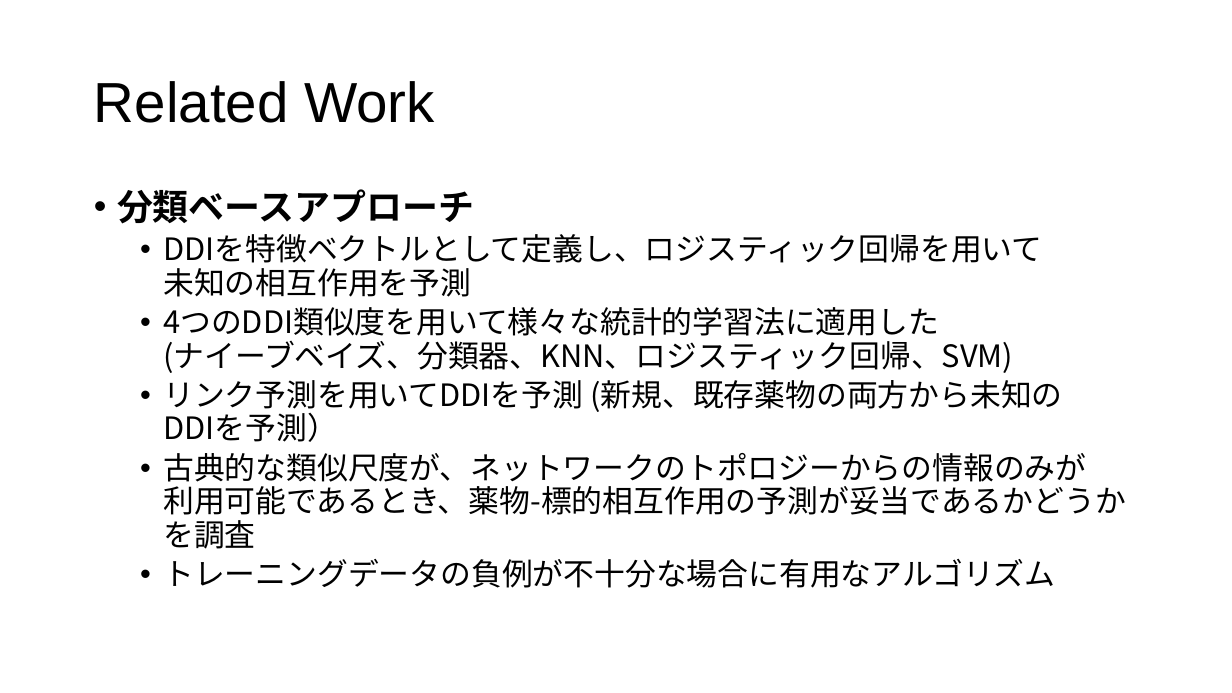
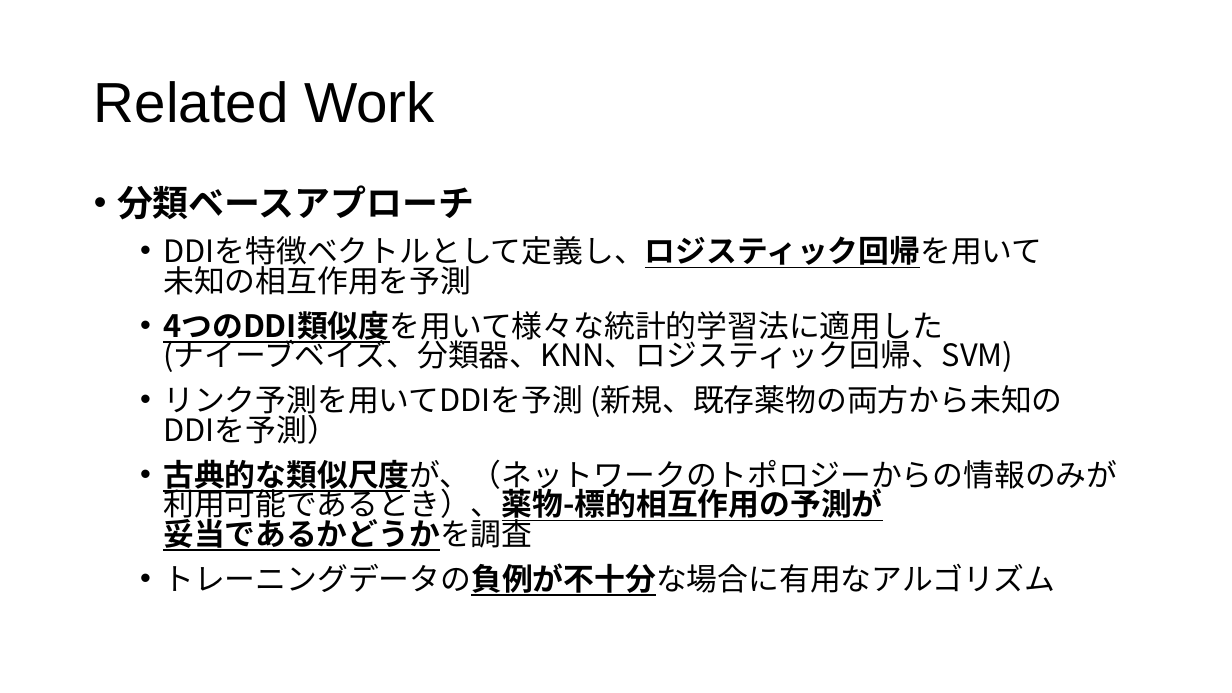
Before and after one commit to tsutarou10/variousFile, a slide deck: slide 17 of Predicting potential drug-drug interactions on topological and semantic similarity features using statistical learning.pptx (slide 16 before the commit). Drawn at 1232x693 pixels with LibreOffice and Linux fonts; fonts in the diff are those of the drawing. Boxes give left, top, right and bottom in pixels: in the first picture for what was removed or moved away, otherwise in the second. Text is boxed around its words. In the diff, an @@ line names an element or a change of style, - is before the commit and + after.

```diff
--- a/Predicting potential drug-drug interactions on topological and semantic similarity features using statistical learning.pptx
+++ b/Predicting potential drug-drug interactions on topological and semantic similarity features using statistical learning.pptx
@@ text at <box>117,185,1062,596</box>: bold on, underline on in "DDIを特徴ベクトルとして定義し、ロジスティック回帰を用いて", "4つのDDI類似度を用いて様々な統計的学習法に適用した", "トレーニングデータの負例が不十分な場合に有用なアルゴリズム"; line spacing 0.9 to 0.8; more space between paragraphs @@
@@ text at <box>163,459,1117,551</box>: text changed @@
-  • 古典的な類似尺度が、ネットワークのトポロジーからの情報のみが
-    利用可能であるとき、薬物-標的相互作用の予測が妥当であるかどうかを調査
+  • 古典的な類似尺度が、（ネットワークのトポロジーからの情報のみが
+    利用可能であるとき）、薬物-標的相互作用の予測が
+    妥当であるかどうかを調査
```
Also in this commit, not shown: 18 other slides changed, 2 slides added.
